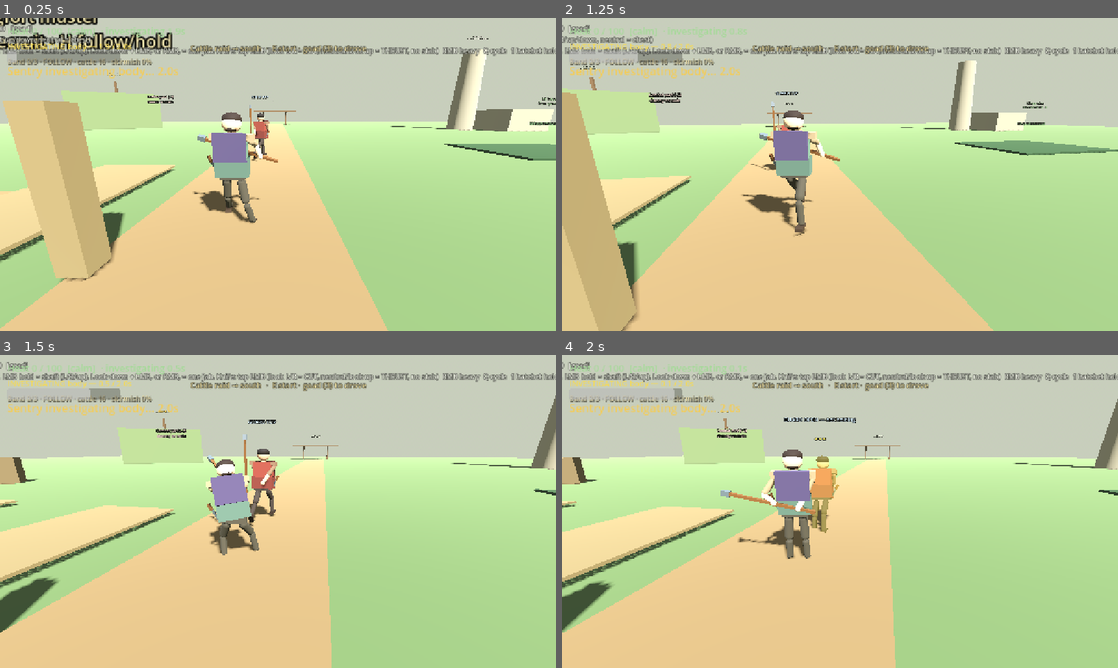
Above: before the commit, frames 1-4 (two rows, left to right).
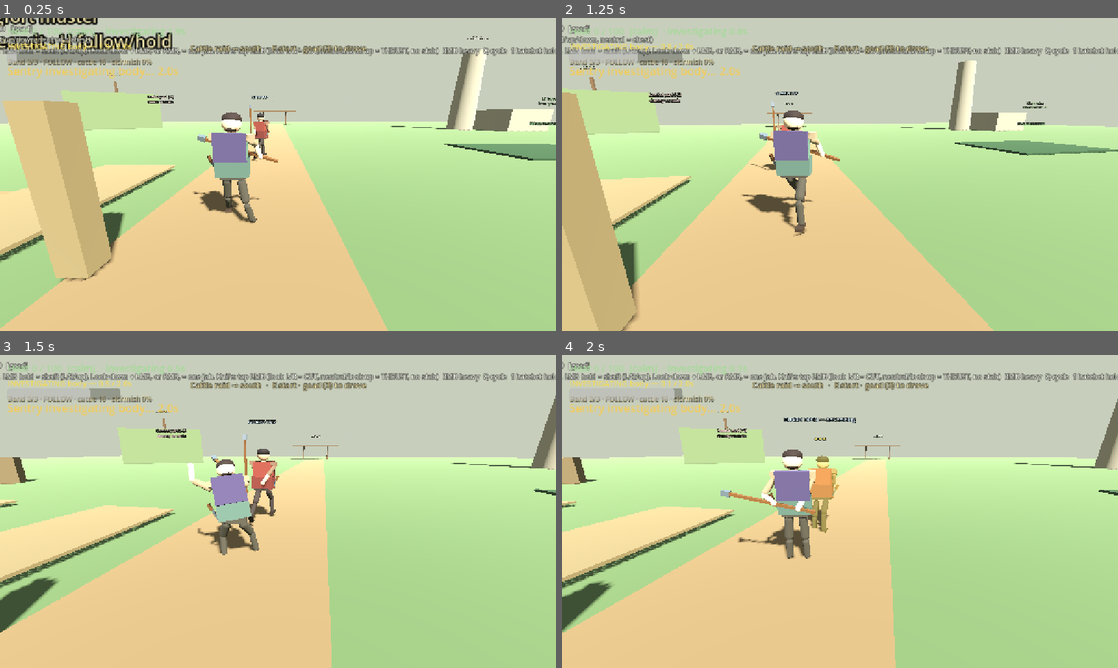
Above: after the commit, the same moments.

Repository: fortins4/devPlayground
Game: Godot game, scene res://scenes/main/main.tscn
The game is run twice, just before and just after one commit, with the same random seed, the same clock (stepped at 60 frames per second) and the same inputs.
Inputs (mouse positions are in pixels of both pictures, inside the frame that each line leads up to):
- Up to frame 1 (0.25 s): no input
- Up to frame 2 (1.25 s): tap Enter at 0.5 s; move the mouse to (867, 174) at 0.52 s; hold W (move_forward) from 0.53 s (still down); hold Right mouse button (attack_heavy) from 0.53 s (still down); click (867, 174) at 0.67 s; tap Space (jump) at 0.77 s
- Up to frame 3 (1.5 s): keep holding W (move_forward); move the mouse to (250, 511) at 1.27 s; release Right mouse button (attack_heavy) at 1.28 s; click (250, 511) at 1.35 s
- Up to frame 4 (2 s): keep holding W (move_forward); tap Space (jump) at 1.52 s

Frames 1-2 are identical in both runs. In frame 3, 0.2% of the frame differs, in the area x 33-45%, y 32-58%; in frame 4, nothing differs.

Commit message:
fix(combat): micro face-clear on seated charged side shaft
Widen palm spacing and push only along face when the butt grazes,
so L/R mid stays clear without a full slide undoing both grips.

Diff:
--- a/scripts/characters/player/player_controller.gd
+++ b/scripts/characters/player/player_controller.gd
@@ -1807,10 +1807,10 @@
 	var mid_sh: Vector3 = (r_sh + l_sh) * 0.5
 	var swing_mid_y := (butt_w.y + tip_w.y) * 0.5
 	# Hold the wood just ahead of the chest — close enough for both palms.
-	var grip_mid: Vector3 = mid_sh + face * 0.34
+	var grip_mid: Vector3 = mid_sh + face * 0.38
 	grip_mid.y = clampf(swing_mid_y, mid_sh.y - 0.10, mid_sh.y + 0.40)
-	# ~38cm of shaft between palms (readable two-hand swing).
-	var spacing := 0.38
+	# ~42cm of shaft between palms (readable two-hand swing).
+	var spacing := 0.42
 	var right_pt: Vector3 = grip_mid - axis * (spacing * 0.5)
 	# right station is goad Y 0.14 ⇒ world = butt + axis * (0.255 + 0.14)
 	butt_w = right_pt - axis * (0.255 + 0.14)
@@ -1818,15 +1818,29 @@
 	# Nudge so the forward (left) station stays inside left-arm reach.
 	var left_pt: Vector3 = butt_w + axis * (0.255 + 0.52)
 	var left_d := l_sh.distance_to(left_pt)
-	if left_d > 0.48:
+	if left_d > 0.50:
 		var step := l_sh - left_pt
 		var into := -step.dot(face)
 		if into > 0.0:
 			step += face * into
 		if step.length_squared() > 0.0001:
-			step = step.normalized() * minf(left_d - 0.45, 0.32)
+			step = step.normalized() * minf(left_d - 0.48, 0.28)
 			butt_w += step
 			tip_w += step
+	# Micro face clear only — full slide after seat killed reach.
+	var torso := locomotion.get_joint("torso") as Node3D
+	if torso:
+		var need := 0.0
+		for i in 14:
+			var p: Vector3 = butt_w.lerp(tip_w, float(i) / 13.0)
+			var rel: Vector3 = p - torso.global_position
+			var ahead := rel.dot(face)
+			var side := rel - face * ahead
+			if absf(side.x) + absf(side.z) < 0.55 and absf(rel.y) < 0.55 and ahead < 0.30:
+				need = maxf(need, 0.30 - ahead)
+		if need > 0.001:
+			butt_w += face * minf(need, 0.22)
+			tip_w += face * minf(need, 0.22)
 	return [butt_w, tip_w]
 
 
